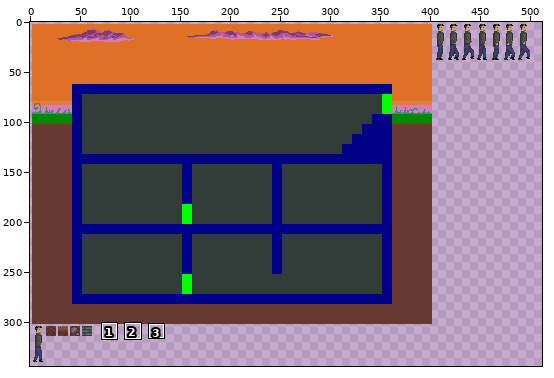
Sprite sheet -- images/textures.png. The first picture is a wide view before the edit; the outline marks the close-up.
Close-up. First the earlier version:
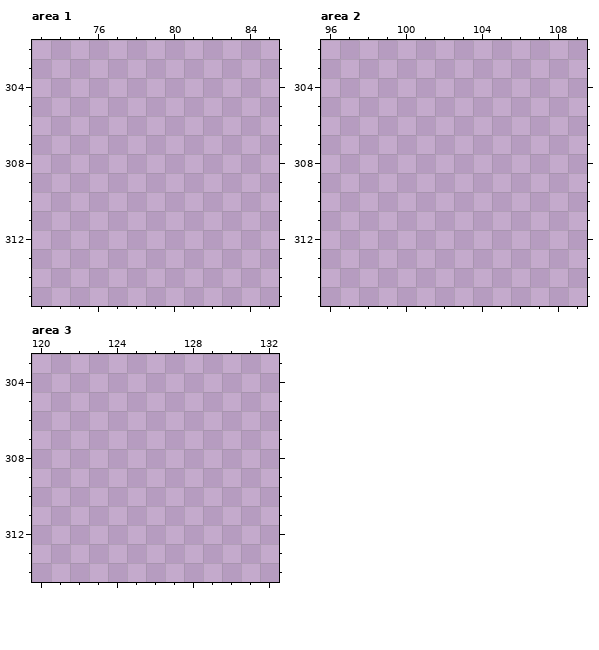
The file is 512x512 pixels. Colours within 5 levels of each other are drawn and written as one. Shown: area 1: x 73..85, y 302..315; area 2: x 96..109, y 302..315; area 3: x 120..132, y 303..314. The wide view leaves out empty margins. The commit also changed other parts of the picture, which this record leaves out.
New version:
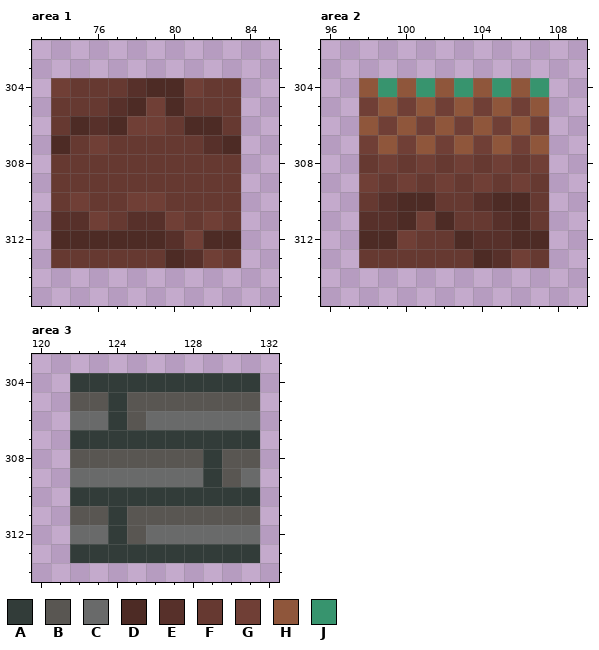
Palette (. is transparent): A #323c39  B #595652  C #696a6a  D #4d2b25  E #57302a  F #663931  G #703f36  H #8f563b  J #37946e
Difference:
--- area 1
@@ x 73..85 @@
 303 .............
-304 .............
-305 .............
-306 .............
-307 .............
-308 .............
-309 .............
-310 .............
-311 .............
-312 .............
-313 .............
+304 .GFFFEDDGFF..
+305 .FFFEDGDFFF..
+306 .FDEDGGFDDF..
+307 .DFGFFFFFED..
+308 .FFFFFFFFFF..
+309 .FFFFFFFFFF..
+310 .FGFFGGFFFF..
+311 .EEGFEEGFGF..
+312 .DDDDDDEGDD..
+313 .FFFFFFDEGF..
 314 .............
--- area 2
@@ x 96..109 @@
 303 ..............
-304 ..............
-305 ..............
-306 ..............
-307 ..............
-308 ..............
-309 ..............
-310 ..............
-311 ..............
-312 ..............
-313 ..............
+304 ..HJHJHJHJHJ..
+305 ..GHGHGHGHGH..
+306 ..HGHGHGHGHG..
+307 ..GHGHGHGHGH..
+308 ..FGFGFGFGFG..
+309 ..GFGFGFGFGF..
+310 ..FEDDFFEDDF..
+311 ..EEDGDFFEDF..
+312 ..DDGFFDEEDD..
+313 ..FFFFFFDEGF..
 314 ..............
--- area 3
@@ x 120..132 @@
 303 .............
-304 .............
-305 .............
-306 .............
-307 .............
-308 .............
-309 .............
-310 .............
-311 .............
-312 .............
-313 .............
+304 ..AAAAAAAAAA.
+305 ..BBABBBBBBB.
+306 ..CCABCCCCCC.
+307 ..AAAAAAAAAA.
+308 ..BBBBBBBABB.
+309 ..CCCCCCCABC.
+310 ..AAAAAAAAAA.
+311 ..BBABBBBBBB.
+312 ..CCABCCCCCC.
+313 ..AAAAAAAAAA.
 314 .............
Boxes around the changes in both close-ups, in picture pixels (x1, y1, x2, y2):
added: (51, 78, 241, 268)
added: (359, 78, 549, 268)
added: (70, 373, 260, 563)
